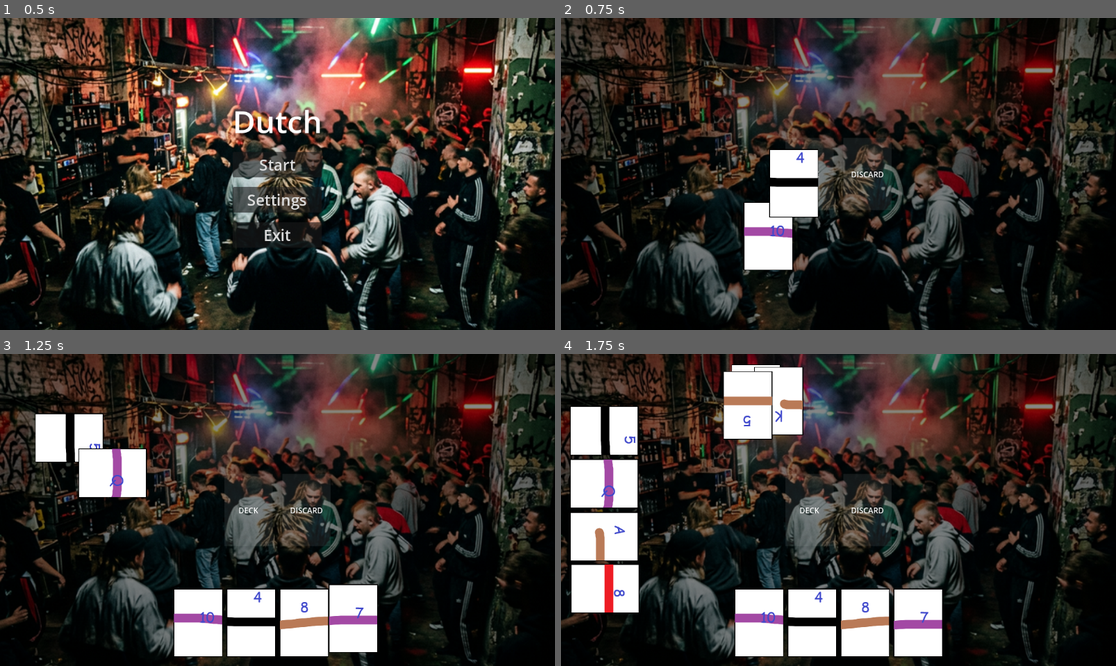
Above: before the commit, frames 1-4 (two rows, left to right).
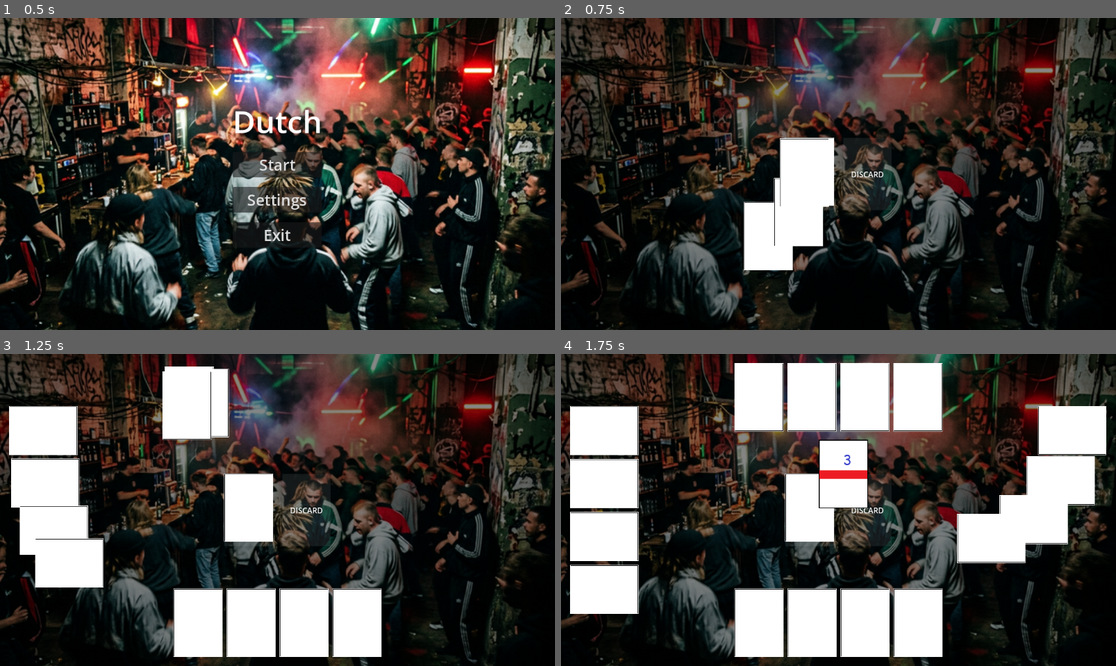
Above: after the commit, the same moments.

Repository: DinVin24/dutch
Game: Godot game, scene res://main_menu.tscn
The game is run twice, just before and just after one commit, with the same random seed, the same clock (stepped at 60 frames per second) and the same inputs.
Inputs (mouse positions are in pixels of both pictures, inside the frame that each line leads up to):
- Up to frame 1 (0.5 s): no input
- Up to frame 2 (0.75 s): click "Start" at 0.5 s
- Up to frame 3 (1.25 s): no input
- Up to frame 4 (1.75 s): click (760, 622) at 1.27 s

Frame 1 is identical in both runs. In frame 2, 2.4% of the frame differs, in the area x 32-50%, y 38-81%; in frame 3, 16%; in frame 4, 21%, in the area x 1-99%, y 2-98%.

Commit message:
feat(epic1): implement core game board layout and card state rules
Epic 1: Core Game Board & Arena\n- Implemented face-down dealing logic in game_board.gd.\n- Added visual deck stack and interaction buttons to game_board.tscn.\n- Seeded initial discard pile according to Dutch rules.\n- Added card_drawn/card_discarded signals to game_manager.gd.

Diff:
--- a/game_board.gd
+++ b/game_board.gd
@@ -22,10 +22,38 @@
 	GameManager.game_state_changed.connect(_on_game_state_changed)
 	resized.connect(_on_resized)
 
+	# Connect deck interaction
+	var deck_button = $CenterTable/DeckArea/Placeholder/Interaction
+	if deck_button:
+		deck_button.pressed.connect(_on_deck_clicked)
+
 	await get_tree().process_frame
+	_update_deck_visual()
 
 	print("Game Board: Starting game...")
 	GameManager.initialize_game(4)
+
+func _update_deck_visual():
+	# Clear previous deck visuals
+	for child in deck_area.get_children():
+		if child.name.begins_with("DeckVisual"):
+			child.queue_free()
+
+	# Add a few offset cards to represent the deck
+	var card_scene = preload("res://card.tscn")
+	var stack_size = min(5, GameManager.deck_manager.deck.size())
+	for i in range(stack_size):
+		var card_bg = card_scene.instantiate()
+		deck_area.add_child(card_bg)
+		card_bg.name = "DeckVisual_" + str(i)
+		card_bg.setup(CardData.new("Ace", "Clubs")) # Data doesn't matter for back
+		card_bg.position = Vector2(-i * 2, -i * 2)
+		card_bg.z_index = -i
+		card_bg.mouse_filter = Control.MOUSE_FILTER_IGNORE
+
+func _on_deck_clicked():
+	print("Deck clicked!")
+	# Logic for drawing will go in next Epic, but for now we just log it.
 
 func _on_resized():
 	# Reposition all cards instantly when window size changes
@@ -54,10 +82,10 @@
 
 			var card_inst = card_scene.instantiate()
 			var card_data = CardData.new(card_data_dict.rank, card_data_dict.suit)
-			card_data.is_face_up = true
+			card_data.is_face_up = false # Standard Dutch Rule: Dealt face down
 
 			add_child(card_inst)
-			card_inst.setup(card_data) # Call after add_child to be safe
+			card_inst.setup(card_data)
 			player_hands[p_idx].append(card_inst)
 
 			# Get target transform
@@ -74,8 +102,23 @@
 			var tween = create_tween()
 			tween.tween_property(card_inst, "global_position", final_pos, 0.4).set_trans(Tween.TRANS_QUAD).set_ease(Tween.EASE_OUT)
 
-			print("Dealt ", card_data.display_name(), " to Player ", p_idx)
-			await get_tree().create_timer(0.1).timeout
+			await get_tree().create_timer(0.05).timeout
+
+	# Initial Discard
+	var first_discard = GameManager.deck_manager.draw_card()
+	if not first_discard.is_empty():
+		var discard_inst = card_scene.instantiate()
+		var discard_data = CardData.new(first_discard.rank, first_discard.suit)
+		discard_data.is_face_up = true
+		add_child(discard_inst)
+		discard_inst.setup(discard_data)
+
+		# Position at discard area
+		discard_inst.global_position = discard_area.global_position - card_pivot
+		GameManager.deck_manager.discard_card(first_discard)
+
+	print("Game Board: Deal complete.")
+	GameManager.change_state(GameManager.GameState.PLAYER_TURN)
 
 func reposition_all_cards():
 	for p_idx in range(player_hands.size()):
--- a/game_board.tscn
+++ b/game_board.tscn
@@ -77,6 +77,15 @@
 text = "DECK"
 horizontal_alignment = 1
 
+[node name="Interaction" type="TextureButton" parent="CenterTable/DeckArea/Placeholder"]
+layout_mode = 1
+anchors_preset = 15
+anchor_right = 1.0
+anchor_bottom = 1.0
+grow_horizontal = 2
+grow_vertical = 2
+mouse_default_cursor_shape = 2
+
 [node name="DiscardArea" type="Control" parent="CenterTable"]
 custom_minimum_size = Vector2(100, 140)
 layout_mode = 2
@@ -105,6 +114,15 @@
 grow_vertical = 2
 text = "DISCARD"
 horizontal_alignment = 1
+
+[node name="Interaction" type="TextureButton" parent="CenterTable/DiscardArea/Placeholder"]
+layout_mode = 1
+anchors_preset = 15
+anchor_right = 1.0
+anchor_bottom = 1.0
+grow_horizontal = 2
+grow_vertical = 2
+mouse_default_cursor_shape = 2
 
 [node name="PlayerPositions" type="Control" parent="."]
 layout_mode = 1
--- a/game_manager.gd
+++ b/game_manager.gd
@@ -15,6 +15,8 @@
 signal turn_started(player_id)
 signal game_over(winner_id)
 signal deck_ready
+signal card_drawn(player_id, card_data)
+signal card_discarded(player_id, card_data)
 
 var current_state: GameState = GameState.INITIALIZING
 var deck_manager: DeckManager
Not shown, changed: AGENTS.md
